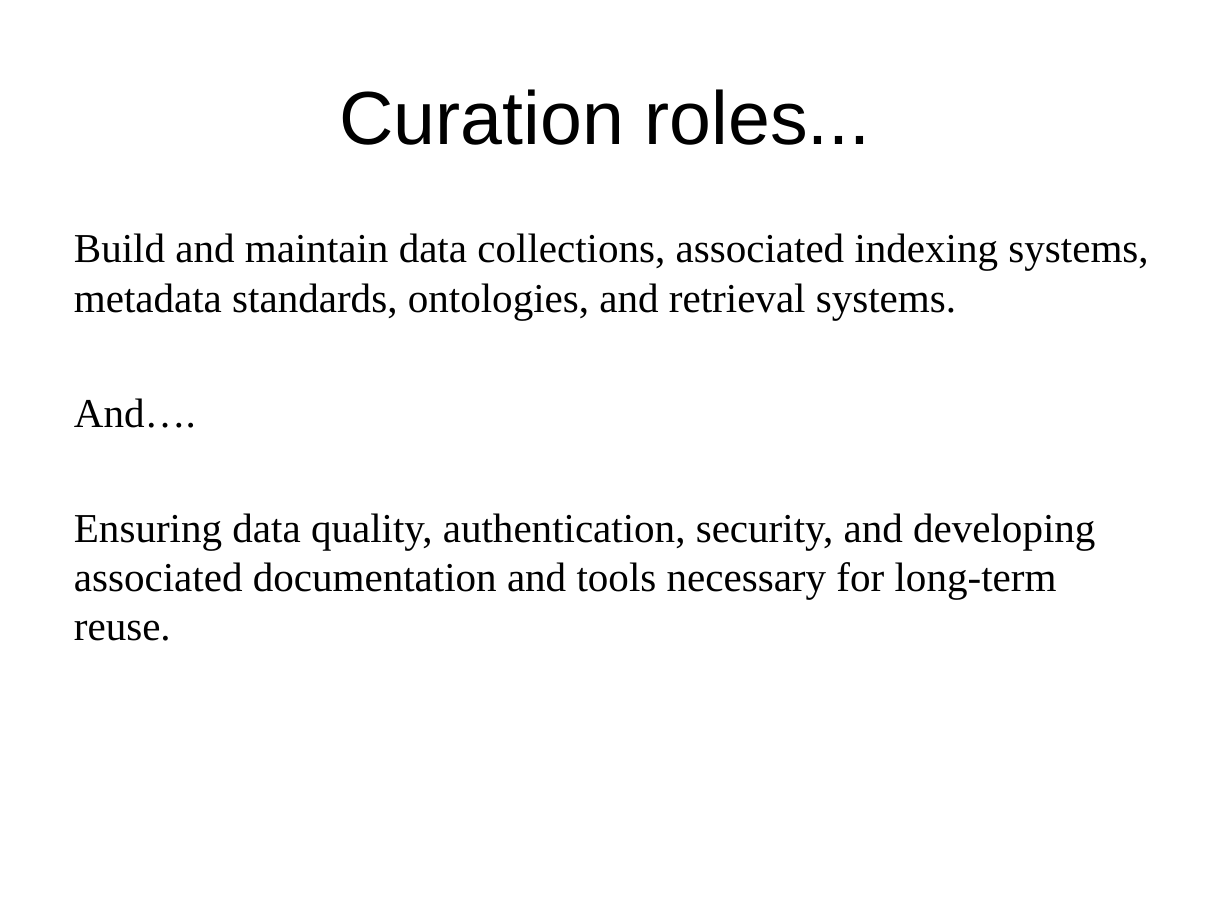
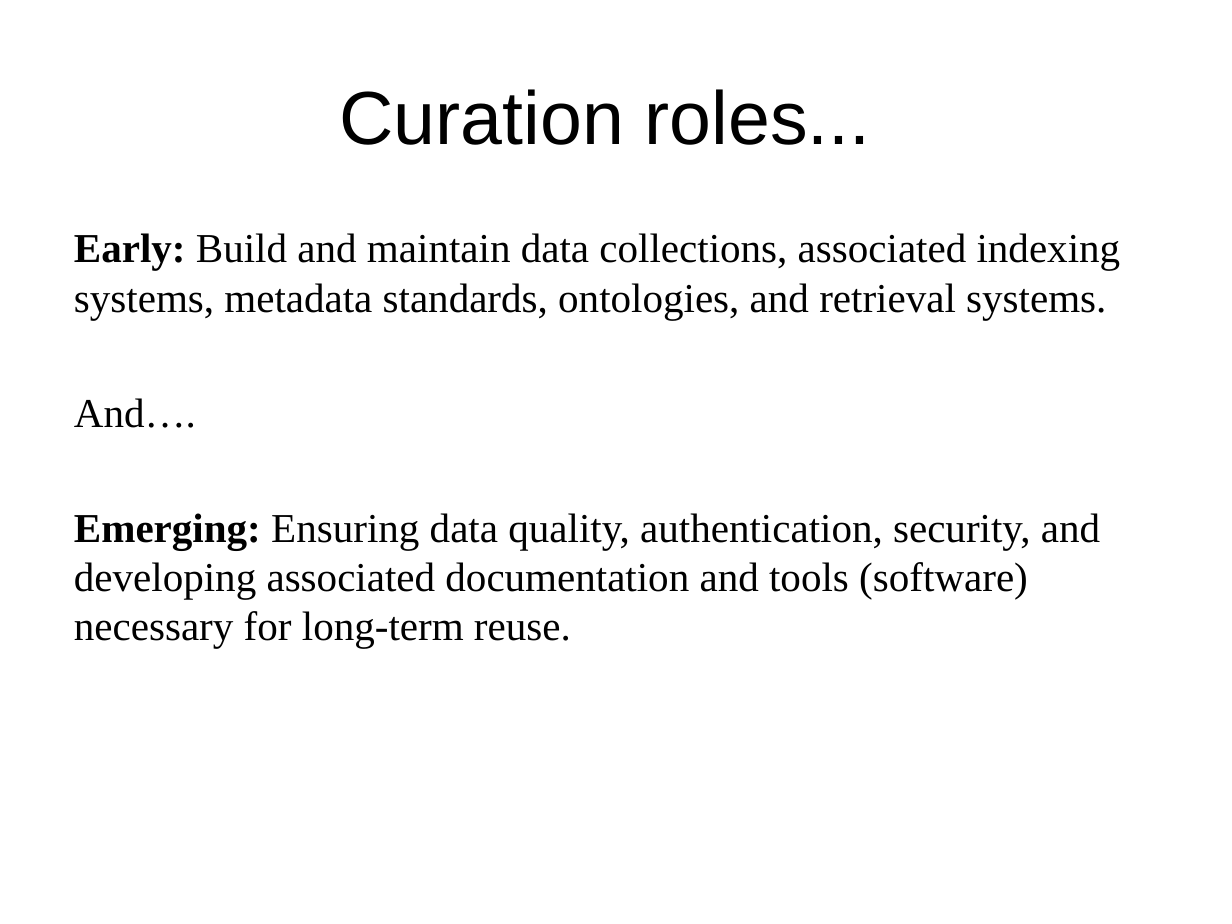
Before and after one commit to DataCurationWorkshop/HongKongCurationWorkshop, a slide deck: slide 19 of Day_1/Lectures/Slides/Day_1_Lecture_Intro.pptx. Drawn at 1232x924 pixels with LibreOffice and Linux fonts; fonts in the diff are those of the drawing; background and template pictures are left out. Boxes give left, top, right and bottom in pixels: in the first picture for what was removed or moved away, otherwise in the second. Text is boxed around its words. In the diff, an @@ line names an element or a change of style, - is before the commit and + after.

```diff
--- a/Day_1/Lectures/Slides/Day_1_Lecture_Intro.pptx
+++ b/Day_1/Lectures/Slides/Day_1_Lecture_Intro.pptx
@@ text at (74,233,1121,320): text changed @@
-Build and maintain data collections, associated indexing systems, metadata standards, ontologies, and retrieval systems.
+Early: Build and maintain data collections, associated indexing systems, metadata standards, ontologies, and retrieval systems.
@@ text at (74,513,1100,648): text changed @@
-Ensuring data quality, authentication, security, and developing associated documentation and tools necessary for long-term reuse.
+Emerging: Ensuring data quality, authentication, security, and developing associated documentation and tools (software) necessary for long-term reuse.
```
Also in this commit, not shown: 4 other slides changed, 8 other files.
